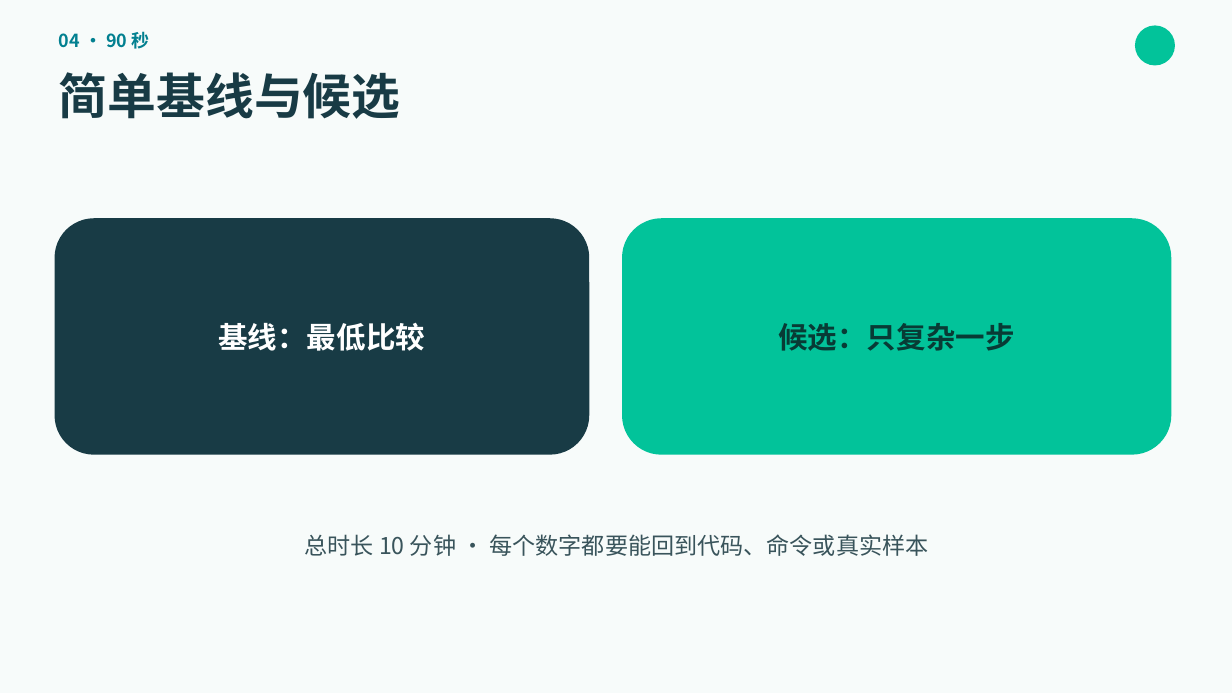
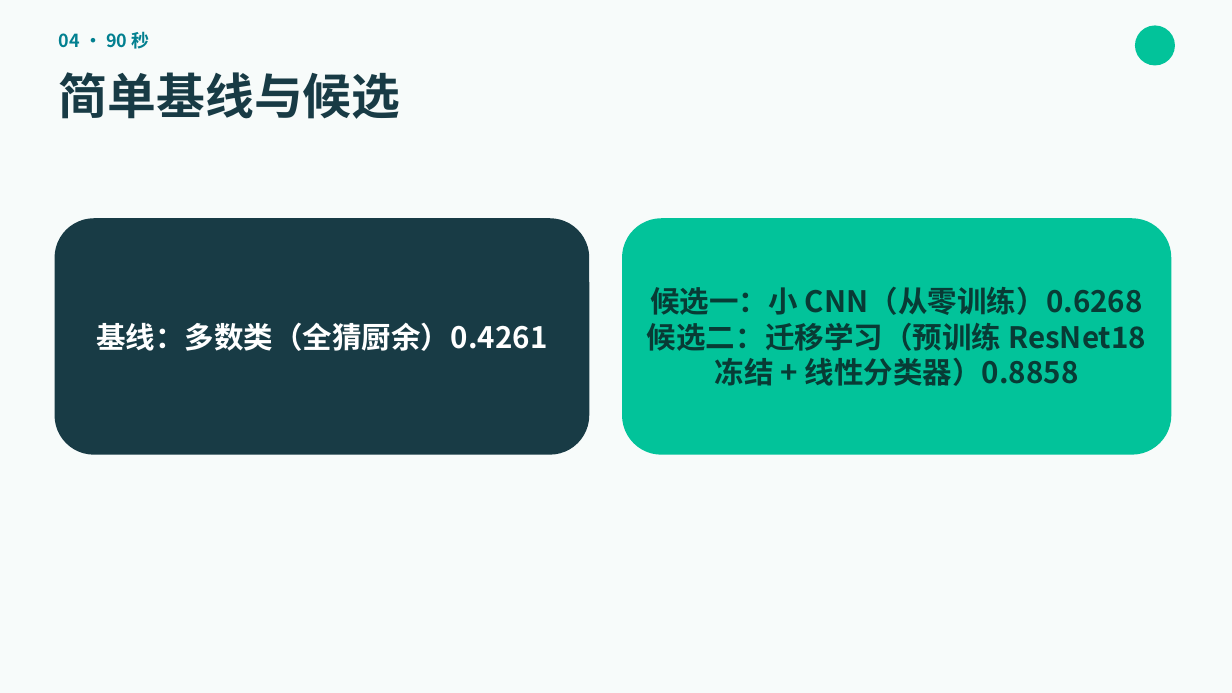
Before and after one commit to CGXZL/ai-camp-2026-final--, a slide deck: slide 4 of presentation.pptx. Drawn at 1232x693 pixels with LibreOffice and Linux fonts; fonts in the diff are those of the drawing. Boxes give left, top, right and bottom in pixels: in the first picture for what was removed or moved away, otherwise in the second. Text is boxed around its words. In the diff, an @@ line names an element or a change of style, - is before the commit and + after.

```diff
--- a/presentation.pptx
+++ b/presentation.pptx
@@ text in rounded rectangle at [647,287,1146,386]: text changed @@
-候选：只复杂一步
+候选一：小 CNN（从零训练）0.6268
+候选二：迁移学习（预训练 ResNet18 冻结 + 线性分类器）0.8858
@@ text in rounded rectangle at [96,322,548,351]: text changed @@
-基线：最低比较
+基线：多数类（全猜厨余）0.4261
@@ text removed at [305,534,929,556] @@
-总时长 10 分钟 · 每个数字都要能回到代码、命令或真实样本
```
Also in this commit, not shown: 5 other slides changed, 2 slides added, 2 slides removed.
